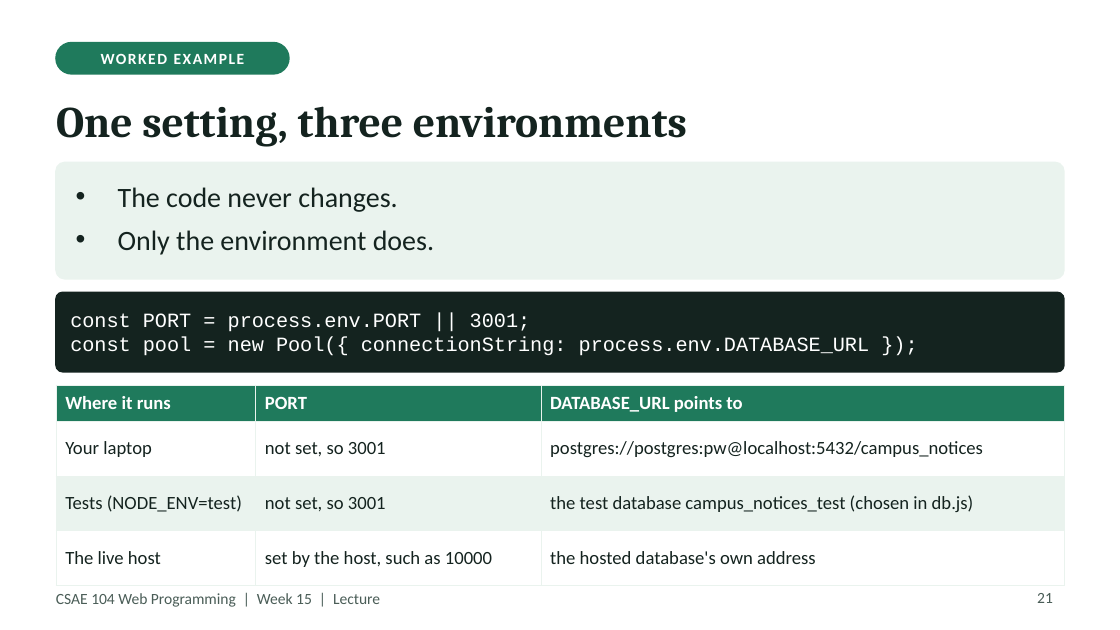
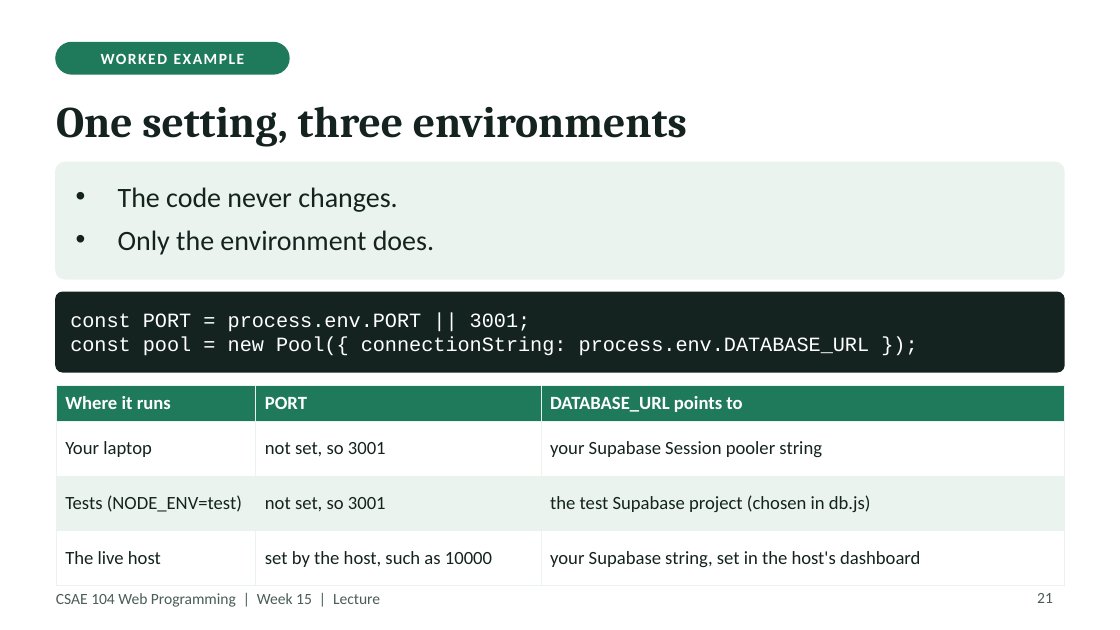
Before and after one commit to Haydzz9/sae104-site, a slide deck: slide 21 of downloads/lecture/Week_17_Lecture_Testing_environment_variables_and_deploy.pptx. Drawn at 1120x630 pixels with LibreOffice and Linux fonts; fonts in the diff are those of the drawing. Boxes give left, top, right and bottom in pixels: in the first picture for what was removed or moved away, otherwise in the second. Text is boxed around its words. In the diff, an @@ line names an element or a change of style, - is before the commit and + after.

```diff
--- a/downloads/lecture/Week_17_Lecture_Testing_environment_variables_and_deploy.pptx
+++ b/downloads/lecture/Week_17_Lecture_Testing_environment_variables_and_deploy.pptx
@@ table at bbox=[56, 385, 1064, 571] @@
-row 2, column 3: postgres://postgres:pw@localhost:5432/campus_notices
+row 2, column 3: your Supabase Session pooler string
-row 3, column 3: the test database campus_notices_test (chosen in db.js)
+row 3, column 3: the test Supabase project (chosen in db.js)
-row 4, column 3: the hosted database's own address
+row 4, column 3: your Supabase string, set in the host's dashboard
```
Also in this commit, not shown: 7 other slides changed, 21 other files.
